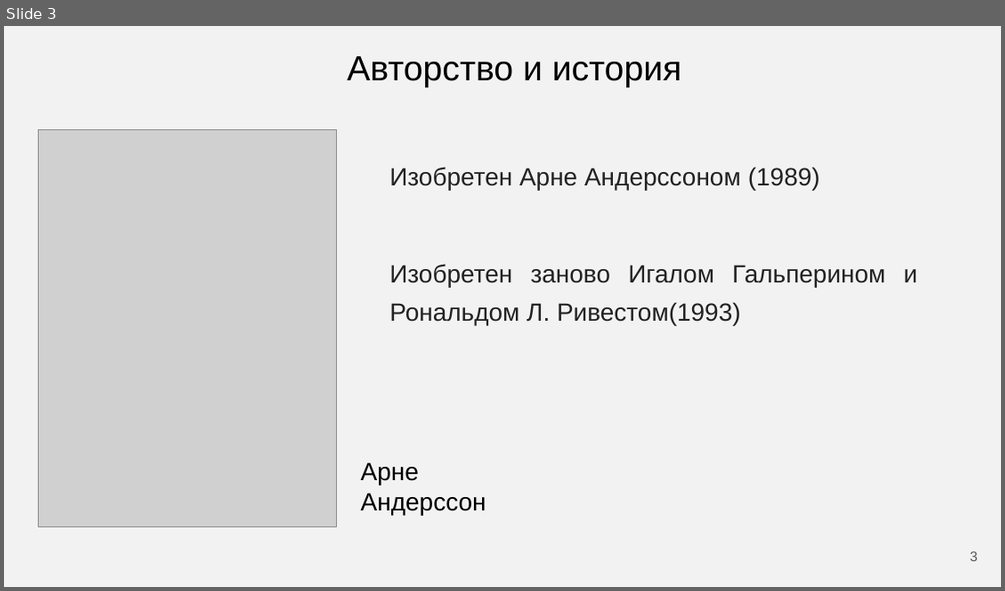
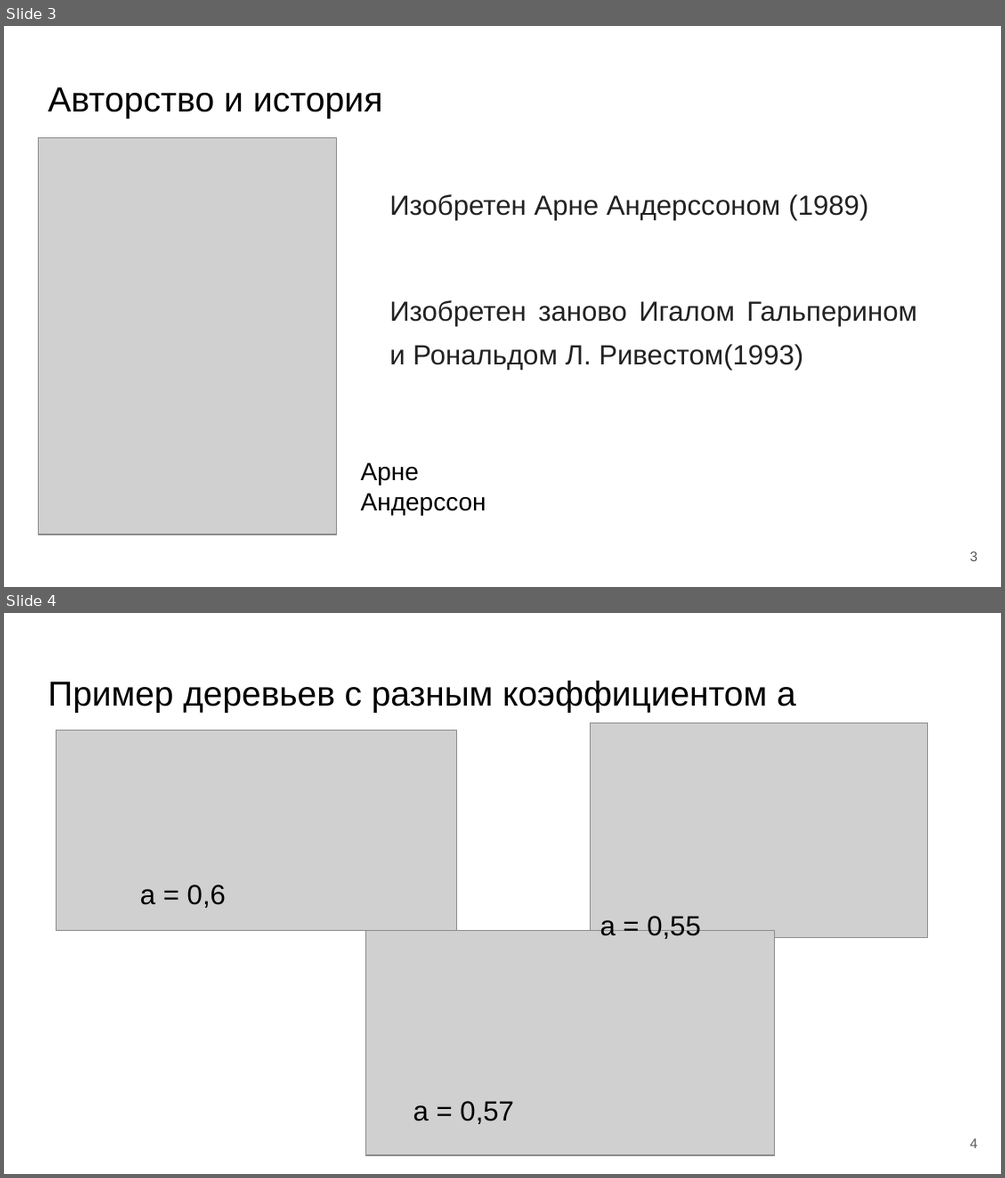
Before and after one commit to Flnchkv/ScapeGoat_Three, a slide deck: ScapeGoat Three.pptx. Shown one above the other, each under a label of ours: slide 3 before the commit, slides 3 and 4 after it. The pictures are 1005x591 and 1005x1178 pixels, drawn with LibreOffice and Linux fonts; fonts in the diff are those of the drawing; grey boxes stand for pictures. Boxes give left, top, right and bottom in pixels: in the first picture for what was removed or moved away, otherwise in the second. Text is boxed around its words. In the diff, an @@ line names an element or a change of style, - is before the commit and + after.

```diff
--- a/ScapeGoat Three.pptx
+++ b/ScapeGoat Three.pptx
@@ slide 4 added at bbox=[4, 613, 1001, 1174], background #FFFFFF @@
@@ title added at bbox=[48, 680, 796, 712], 25 pt, text #000000 @@
+Пример деревьев с разным коэффициентом a
@@ picture added at bbox=[56, 730, 455, 930] @@
@@ picture added at bbox=[591, 722, 928, 938] @@
@@ text added at bbox=[140, 884, 226, 908], 20 pt, text #000000 @@
+a = 0,6
@@ picture added at bbox=[366, 931, 775, 1155] @@
@@ text added at bbox=[600, 916, 701, 939], 20 pt, text #000000 @@
+a = 0,55
@@ text added at bbox=[413, 1101, 514, 1124], 20 pt, text #000000 @@
+a = 0,57
@@ page number added at bbox=[970, 1138, 978, 1148], 10 pt, text #595959 @@
+4
@@ slide 3 changed as well @@
@@ background #F2F2F2 to #FFFFFF @@
@@ title "Авторство и история": place and size @@
-title "Авторство и история" at bbox=[347, 56, 682, 87]
+title "Авторство и история" at bbox=[48, 87, 383, 119]
@@ title "Авторство и история" at bbox=[48, 87, 383, 119]: alignment centre to left @@
@@ picture: place and size @@
-picture at bbox=[38, 129, 336, 526]
+picture at bbox=[38, 137, 336, 534]
@@ text "Изобретен Арне Андерссоном (1989)": place and size @@
-text "Изобретен Арне Андерссоном (1989)" at bbox=[389, 167, 918, 326]
+text "Изобретен Арне Андерссоном (1989)" at bbox=[389, 194, 917, 370]
@@ text "Изобретен Арне Андерссоном (1989)" at bbox=[389, 194, 917, 370]: size 18 to 20 pt @@
```
Also in this commit, not shown: 8 other slides changed, 3 other slides added, 2 other files.
